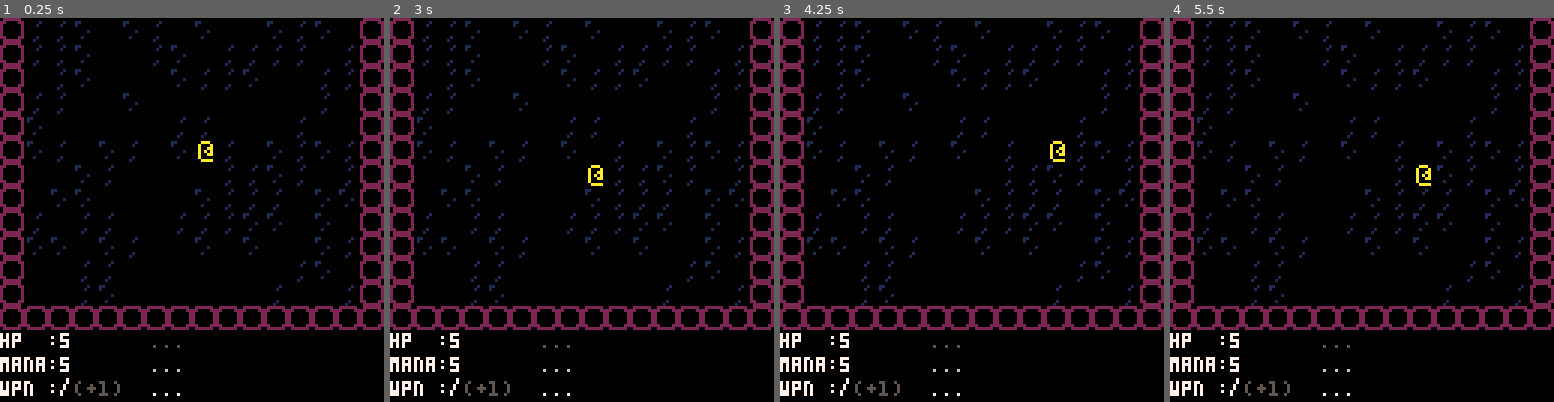
Above: before the commit, frames 1-4 (left to right).
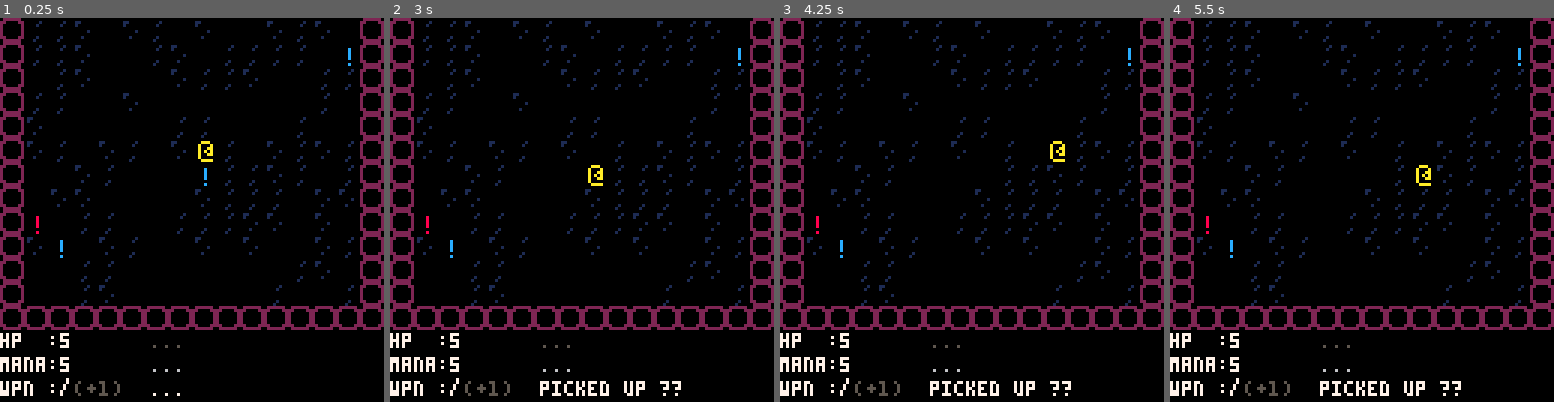
Above: after the commit, the same moments.

Repository: rdelos747/pico8
Game: PICO-8 cartridge rogue.p8
Two runs of this game, one before a commit and one after it. Both use one fixed random seed, a clock stepped at 60 frames per second and the inputs below.
Inputs:
- Up to frame 1 (0.25 s): no input
- Up to frame 2 (3 s): tap O (Z key) at 0.33, 0.7, 1.43, 2.22 s; tap X (X key) at 1.07, 2.07, 2.4, 2.73 s; hold Left 1.97-2.37 s; hold Down 2.42-2.82 s; hold Right from 2.87 s (still down)
- Up to frame 3 (4.25 s): tap X (X key) every 0.33 s from 3.07 to 4.07 s; tap O (Z key) at 3.1, 3.98 s; release Right at 3.53 s; hold Up 3.58-4.08 s; hold Right from 4.13 s (still down)
- Up to frame 4 (5.5 s): tap X (X key) every 0.33 s from 4.4 to 5.4 s; release Right at 4.53 s; hold Down 4.58-5.08 s; tap O (Z key) at 4.87 s; hold Left from 5.13 s (still down)

The runs differ from the first frame. In frame 1, 0.2% of the frame differs, in the area x 8-93%, y 7-63%; in frame 2, 0.7%, in the area x 8-93%, y 7-99%; in frame 3, 0.7%; in frame 4, 0.7%.

Commit message:
Mon May 20 23:10:46 EDT 2019

Diff:
--- a/rogue.p8
+++ b/rogue.p8
@@ -38,6 +38,13 @@
 
 --arrays
 ens={}
+l_itms={}
+
+--items
+item_tps={
+{sp=4,fnd=false,disp="hp+"},
+{sp=5,fnd=false,disp="mana+"}
+}
 
 -- helpers
 --=============
@@ -95,6 +102,16 @@
 	for j=cam.y,cam.y+(15-hud_h)do
 	for i=cam.x,cam.x+15 do
 		local dd=true
+		--items
+		for it in all(l_itms) do
+			if i==it.x and j==it.y then
+				dd=false
+				spr(item_tps[it.idx].sp,
+					i*8,j*8)
+		end end
+		--enemies
+		// blah blah
+
 		if(pp.x==i and pp.y==j)dd=false
 		if(dd)spr(lvl[j][i],i*8,j*8)
 	end end
@@ -169,6 +186,23 @@
 			return
 		end
 	end
+	--pick up item
+	for it in all(l_itms) do
+		if it.x==nx and it.y==ny then
+			if #bag < bag_l then
+				if item_tps[it.idx].found then
+					message("picked up "..
+						item_tps[it.idx].disp)
+				else
+					message("picked up ??")
+				end
+				add(bag,it.idx)
+				del(l_itms,it)
+			else
+				message("bag full")
+			end
+		end
+	end
 	-- move player
 	pp.x=nx
 	pp.y=ny
@@ -227,6 +261,40 @@
 	hud_m1=hud_m2
 	hud_m2=hud_m3
 	hud_m3=t
+end
+
+--level gen
+function new_lvl()
+	xmax=rand(xmax_min,xmax_max)
+	ymax=rand(ymax_min,ymax_max)
+
+	lvl={}
+	for j=0,ymax-1 do
+		lvl[j]={}
+		for i=0,xmax-1 do
+			if chance(50) then
+				lvl[j][i]=t_emt0
+			elseif chance(50) then
+				lvl[j][i]=t_emt1
+			else
+				lvl[j][i]=t_emt2
+			end
+	end end
+	make_square()
+	add_e()
+	add_i()
+	//add_door()
+end
+
+function make_square()
+	for j=0,ymax-1 do
+		lvl[j][0]=t_wall
+		lvl[j][xmax-1]=t_wall
+	end
+	for i=0,xmax-1 do
+		lvl[0][i]=t_wall
+		lvl[ymax-1][i]=t_wall
+	end
 end
 
 function add_e()
@@ -246,48 +314,25 @@
 	end end end
 end
 
---level gen
-function new_lvl()
-	xmax=rand(xmax_min,xmax_max)
-	ymax=rand(ymax_min,ymax_max)
-
-	lvl={}
-	for j=0,ymax-1 do
-		lvl[j]={}
-		for i=0,xmax-1 do
-			if chance(50) then
-				lvl[j][i]=t_emt0
-			elseif chance(50) then
-				lvl[j][i]=t_emt1
-			else
-				lvl[j][i]=t_emt2
-			end
-	end end
-	make_square()
-	add_e()
-	//add_door()
-end
-
-function make_square()
-	for j=0,ymax-1 do
-		lvl[j][0]=t_wall
-		lvl[j][xmax-1]=t_wall
-	end
-	for i=0,xmax-1 do
-		lvl[0][i]=t_wall
-		lvl[ymax-1][i]=t_wall
-	end
-end
-
+function add_i()
+	for j=1,ymax-2 do
+	for i=1,xmax-2 do
+		if chance(1) then
+			idx=rand(1,#item_tps)
+			add(l_itms,{
+				x=i,y=j,idx=idx
+			})
+	end end end
+end
 __gfx__
 00000000000000000000000000000000000000000000000000000000000000000000000000000000000000000000000000000000000000000000000000000000
-00000000000aaa000000000000000000000000000000000000000000000000000000000000000000000000000000000000000000000000000000000000000000
-0070070000a000a00000700000007000000080000000c00000000000000000000000000000000000000000000000000000000000000000000000000000000000
-0007700000a00aa00000000000007000000080000000c00000000000000000000000000000000000000000000000000000000000000000000000000000000000
-0007700000a0a0a00007700000070000000080000000c00000000000000000000000000000000000000000000000000000000000000000000000000000000000
-0070070000a00aa00000700000070000000080000000c00000000000000000000000000000000000000000000000000000000000000000000000000000000000
-0000000000a000000000700000700000000000000000000000000000000000000000000000000000000000000000000000000000000000000000000000000000
-00000000000aaaa00007770000700000000080000000c00000000000000000000000000000000000000000000000000000000000000000000000000000000000
+00000000000aaa00000000000000000000000000000000000000aa00000000000000000000000000000000000000000000000000000000000000000000000000
+0070070000a000a00000700000007000000080000000c0000000a000000000000000000000000000000000000000000000000000000000000000000000000000
+0007700000a00aa00000000000007000000080000000c0000000aa00000000000000000000000000000000000000000000000000000000000000000000000000
+0007700000a0a0a00007700000070000000080000000c0000000a000000000000000000000000000000000000000000000000000000000000000000000000000
+0070070000a00aa00000700000070000000080000000c000000aaa00000000000000000000000000000000000000000000000000000000000000000000000000
+0000000000a0000000007000007000000000000000000000000a0a00000000000000000000000000000000000000000000000000000000000000000000000000
+00000000000aaaa00007770000700000000080000000c000000aaa00000000000000000000000000000000000000000000000000000000000000000000000000
 00000000000000008000000000000000000000000000000000000000000000000000000000000000000000000000000000000000000000000000000000000000
 00000000000000008000000000000000000000000000000000000000000000000000000000000000000000000000000000000000000000000000000000000000
 00000000000000008000000000000000000000000000000000000000000000000000000000000000000000000000000000000000000000000000000000000000
